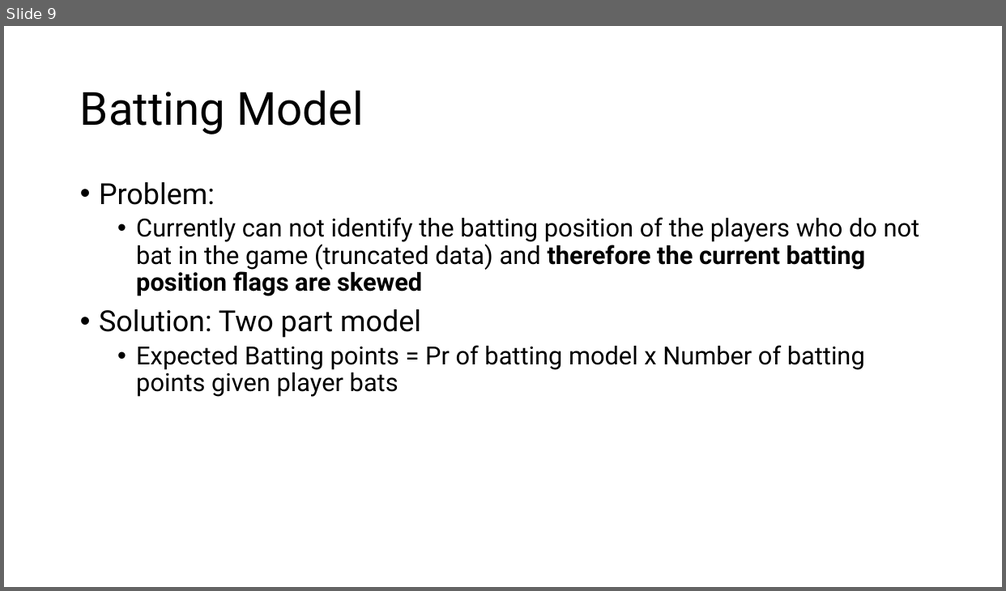
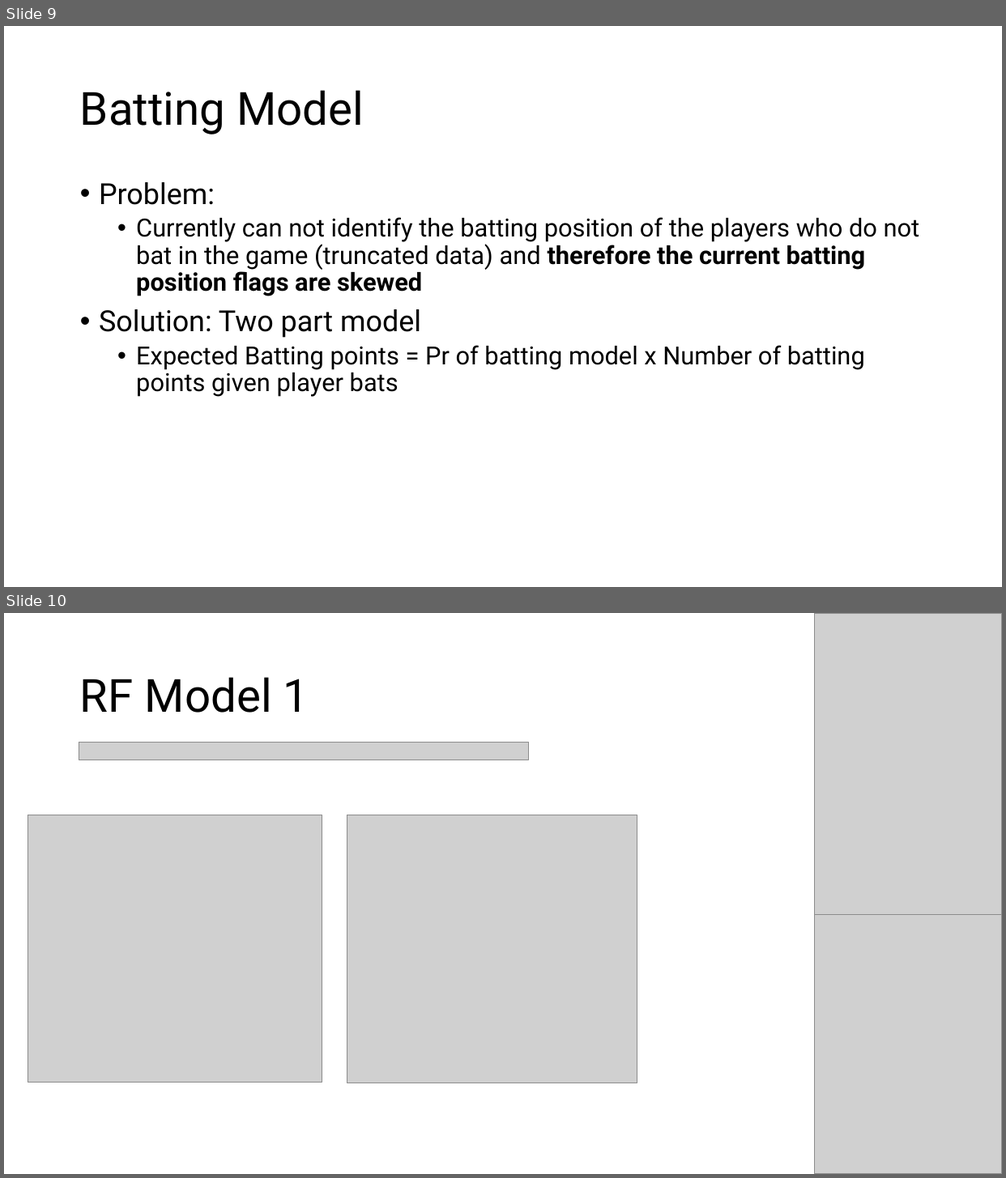
Before and after one commit to Dilan-De-Silva/Big-Bash-Fantasy-AI-v2, a slide deck: strategy/BBL Fantasy AI v2 Strategy & Planning.pptx. Shown one above the other, each under a label of ours: slide 9 before the commit, slides 9 and 10 after it. The pictures are 1006x591 and 1006x1178 pixels, drawn with LibreOffice and Linux fonts; fonts in the diff are those of the drawing; grey boxes stand for pictures. Boxes give left, top, right and bottom in pixels: in the first picture for what was removed or moved away, otherwise in the second. Text is boxed around its words. In the diff, an @@ line names an element or a change of style, - is before the commit and + after.

Commit message:
base model build flow checked and cleaned

```diff
--- a/strategy/BBL Fantasy AI v2 Strategy & Planning.pptx
+++ b/strategy/BBL Fantasy AI v2 Strategy & Planning.pptx
@@ slide 10 added at (4, 613, 1002, 1174), background #FFFFFF @@
@@ picture added at (814, 613, 1002, 916) @@
@@ title added at (80, 677, 309, 713), 44 pt, text #000000 @@
+RF Model 1
@@ picture added at (79, 743, 528, 760) @@
@@ picture added at (28, 815, 323, 1082) @@
@@ picture added at (347, 815, 637, 1083) @@
@@ picture added at (814, 914, 1002, 1174) @@
```
Also in this commit, not shown: 9 other files.
